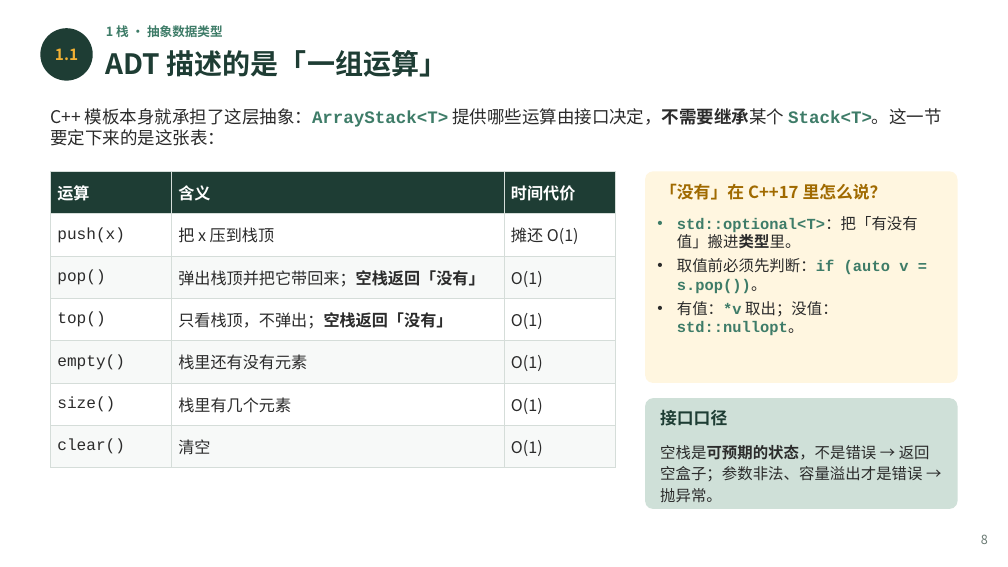
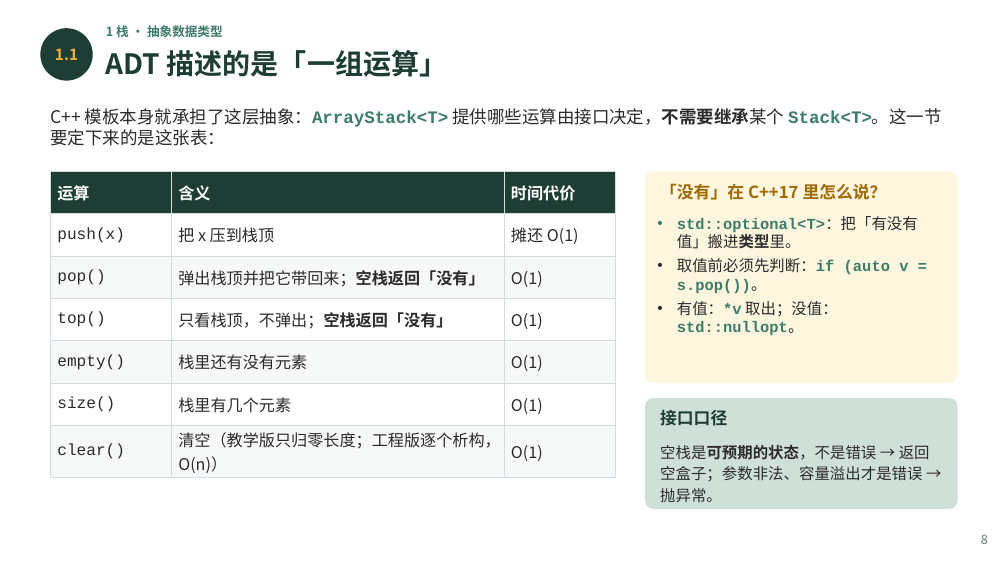
Before and after one commit to GMyhf/2026fall-cs201cq, a slide deck: slide 8 of courseware/202609_DSA_03_Stack_Queue.pptx. Drawn at 1008x567 pixels with LibreOffice and Linux fonts; fonts in the diff are those of the drawing. Boxes give left, top, right and bottom in pixels: in the first picture for what was removed or moved away, otherwise in the second. Text is boxed around its words. In the diff, an @@ line names an element or a change of style, - is before the commit and + after.

```diff
--- a/courseware/202609_DSA_03_Stack_Queue.pptx
+++ b/courseware/202609_DSA_03_Stack_Queue.pptx
@@ table at (50, 171, 615, 477) @@
-row 7, column 2: 清空
+row 7, column 2: 清空（教学版只归零长度；工程版逐个析构，O(n)）
```
Also in this commit, not shown: 11 other slides changed.
